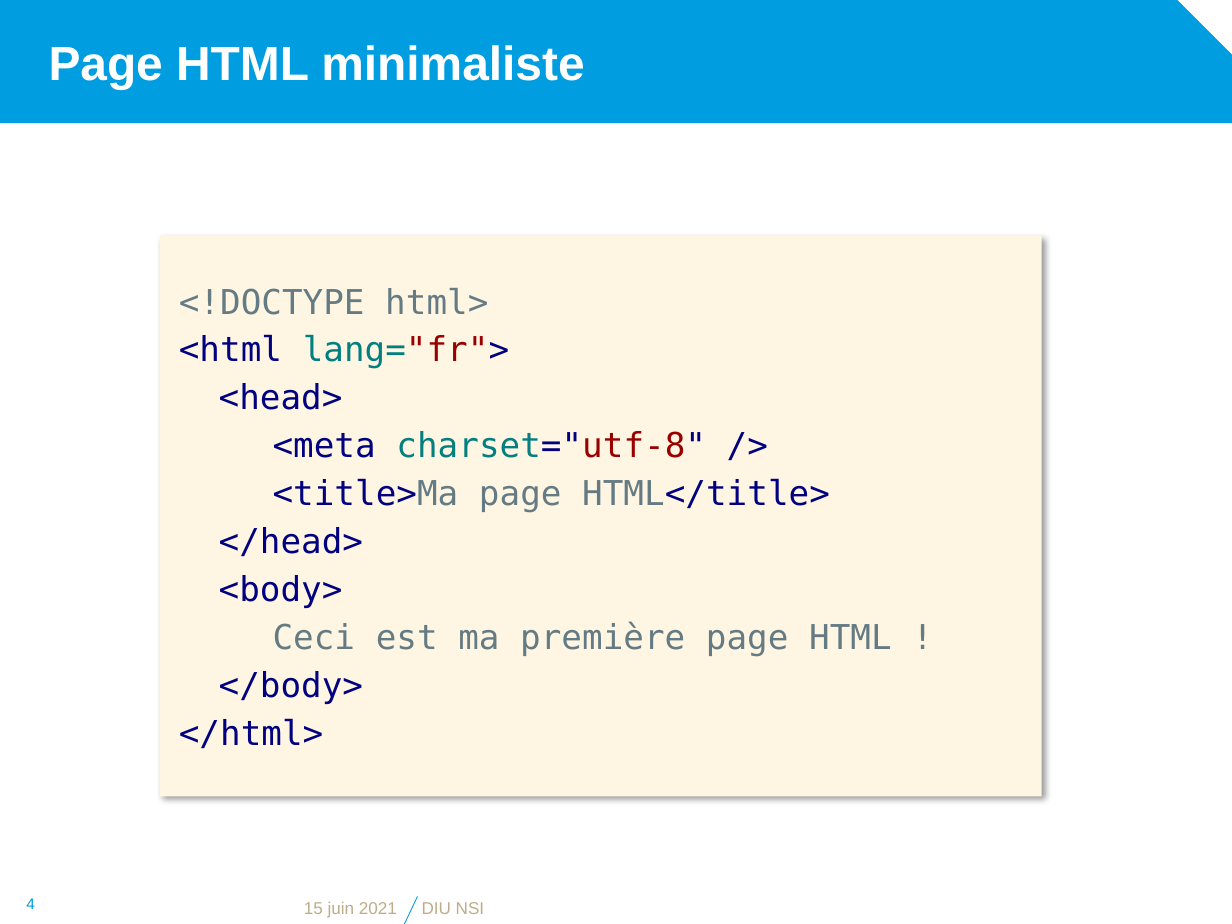
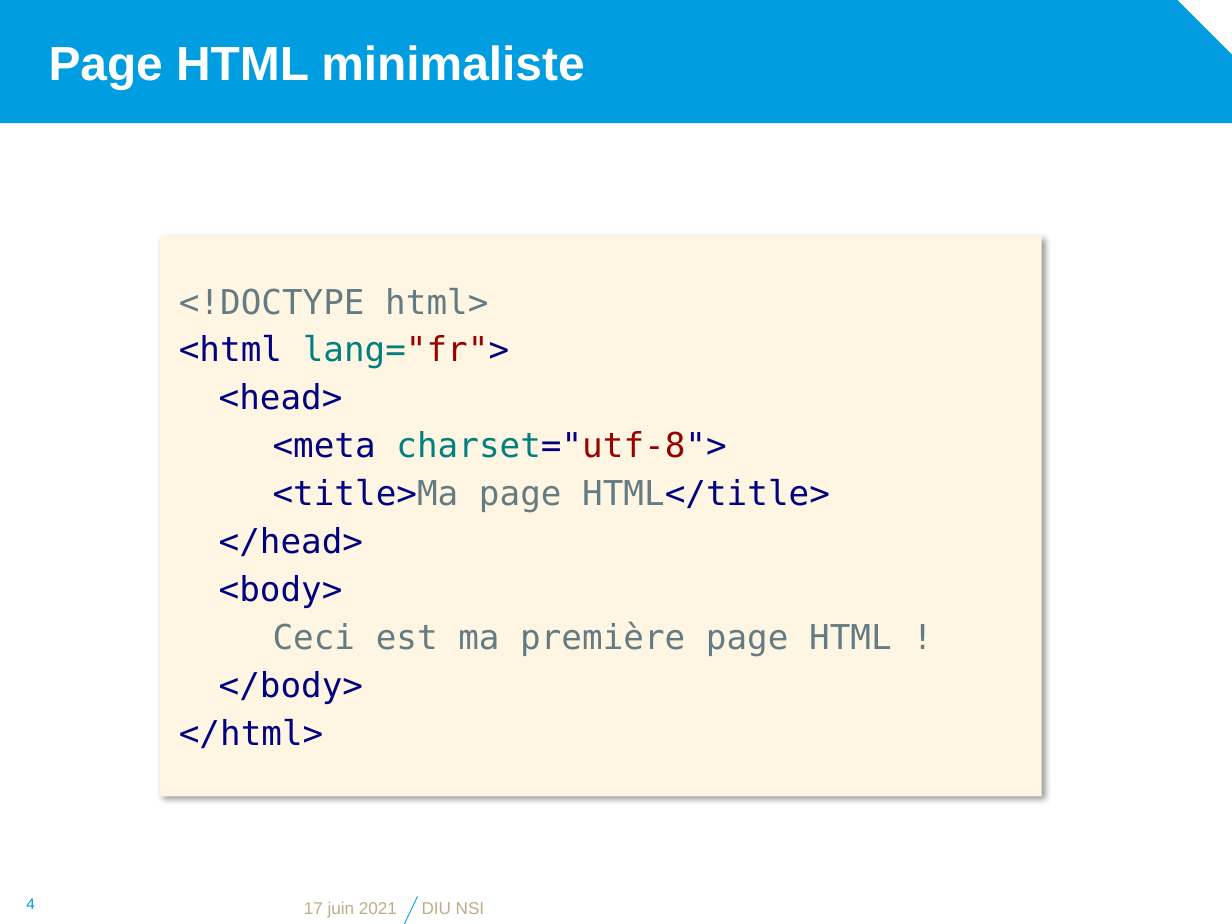
Before and after one commit to diu-uf-bordeaux/bloc1, a slide deck: slide 4 of web/2-HTML/html.pptx. Drawn at 1232x924 pixels with LibreOffice and Linux fonts; fonts in the diff are those of the drawing; background and template pictures are left out. Boxes give left, top, right and bottom in pixels: in the first picture for what was removed or moved away, otherwise in the second. Text is boxed around its words. In the diff, an @@ line names an element or a change of style, - is before the commit and + after.

```diff
--- a/web/2-HTML/html.pptx
+++ b/web/2-HTML/html.pptx
@@ text in rectangle at <box>273,431,726,458</box>: text changed @@
-    <meta charset="utf-8" />
+    <meta charset="utf-8">
@@ text at <box>304,901,397,918</box>: text changed @@
-15 juin 2021
+17 juin 2021
```
Also in this commit, not shown: 8 other slides changed, 6 other files.
